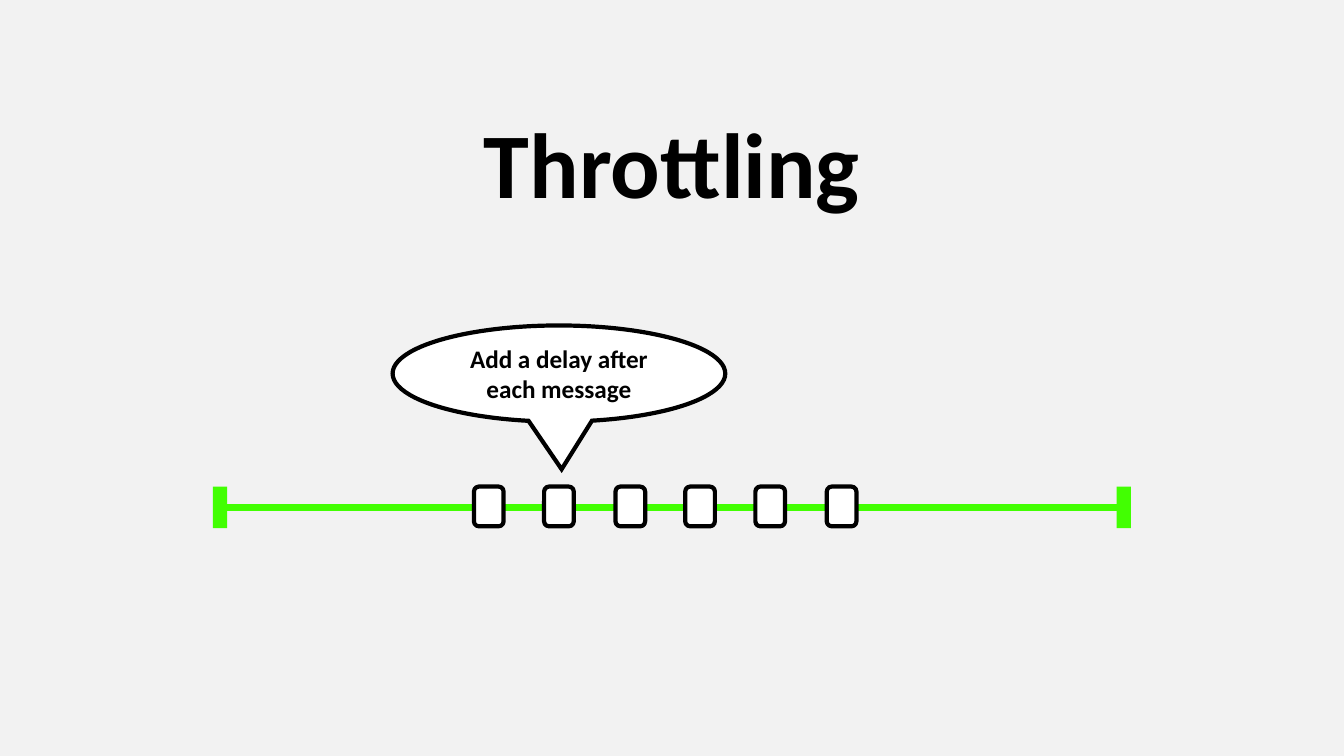
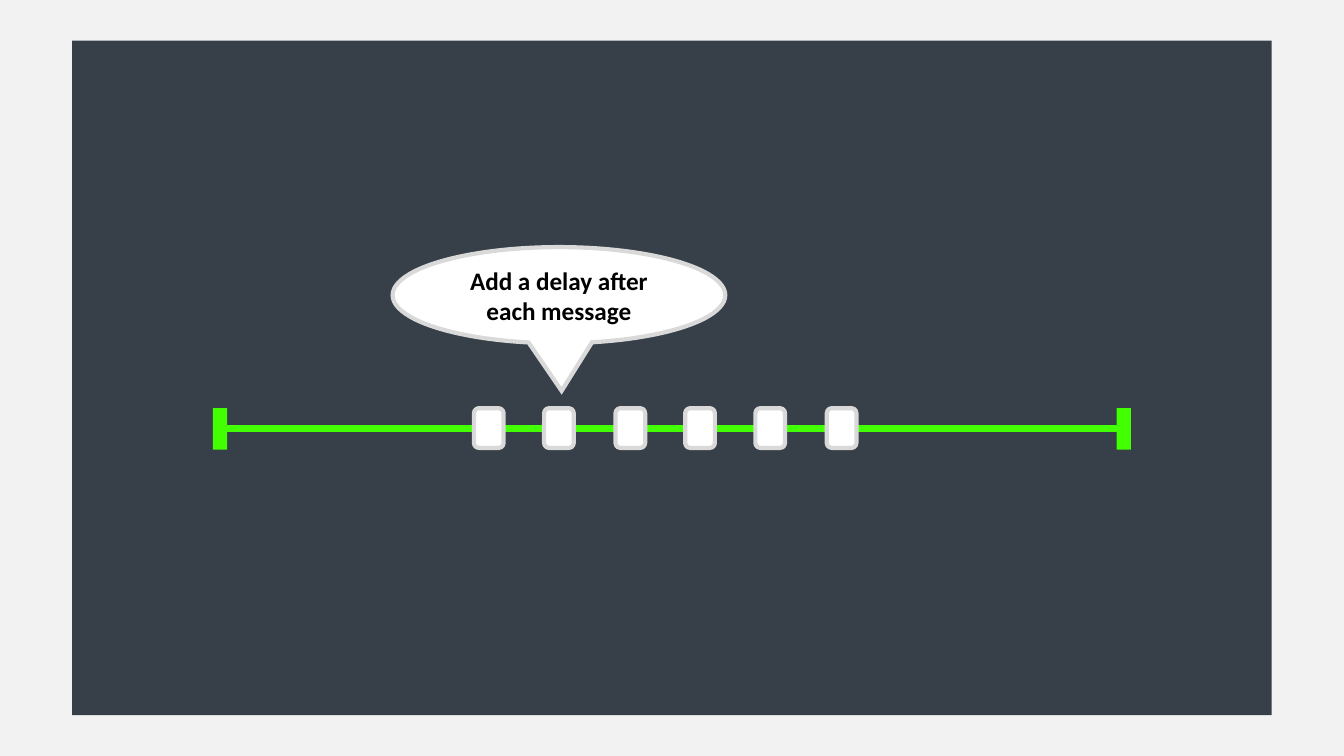
Before and after one commit to asynkron/website, a slide deck: slide 30 of media/logo.pptx. Drawn at 1344x756 pixels with LibreOffice and Linux fonts; fonts in the diff are those of the drawing. Boxes give left, top, right and bottom in pixels: in the first picture for what was removed or moved away, otherwise in the second. Text is boxed around its words. In the diff, an @@ line names an element or a change of style, - is before the commit and + after.

```diff
--- a/media/logo.pptx
+++ b/media/logo.pptx
@@ rectangle added at [73, 40, 1272, 715], fill #373F48 @@
@@ text removed at [484, 133, 860, 214] @@
-Throttling
@@ 6 rounded rectangles, 2 rectangles, 1 speech bubble: place and size @@
-6 rounded rectangles, 2 rectangles, 1 speech bubble at [213, 326, 1131, 528]
+6 rounded rectangles, 2 rectangles, 1 speech bubble at [213, 247, 1131, 450]
@@ outline #000000 3 pt to #D9D9D9 3 pt in 7 elements at [392, 247, 725, 343], [827, 408, 856, 448], [474, 408, 503, 448], [544, 408, 574, 448], [616, 408, 645, 448], [686, 408, 715, 448], [755, 408, 784, 448] @@
@@ line moved from (227, 507) - (1117, 507) to (227, 430) - (1117, 430) @@
```
Also in this commit, not shown: 8 other slides changed, 2 other files.
